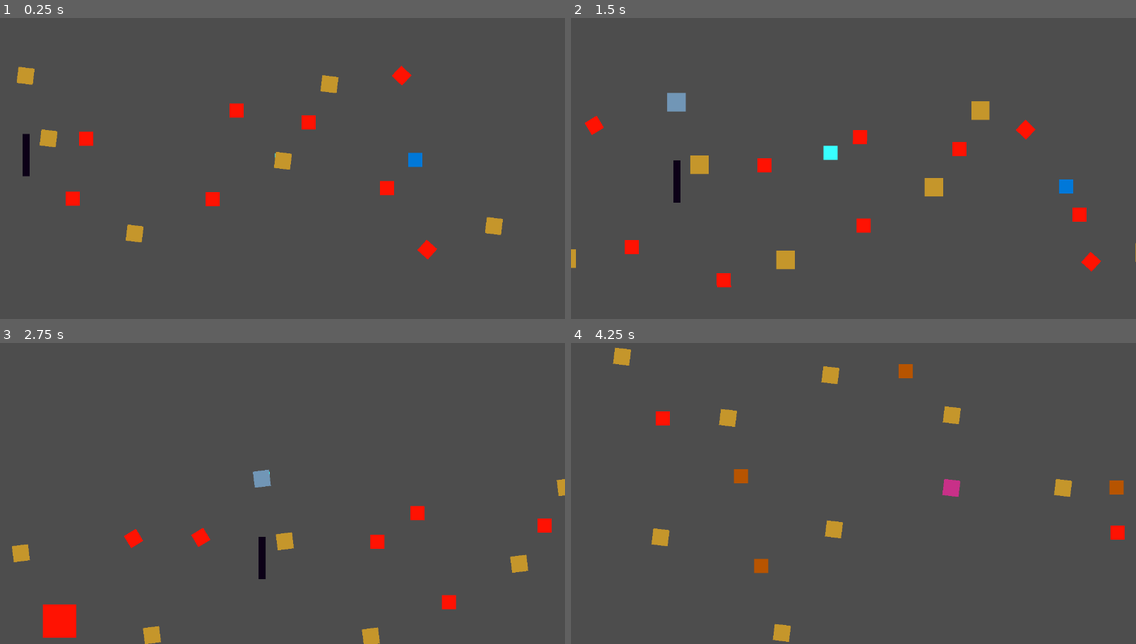
Above: before the commit, frames 1-4 (two rows, left to right).
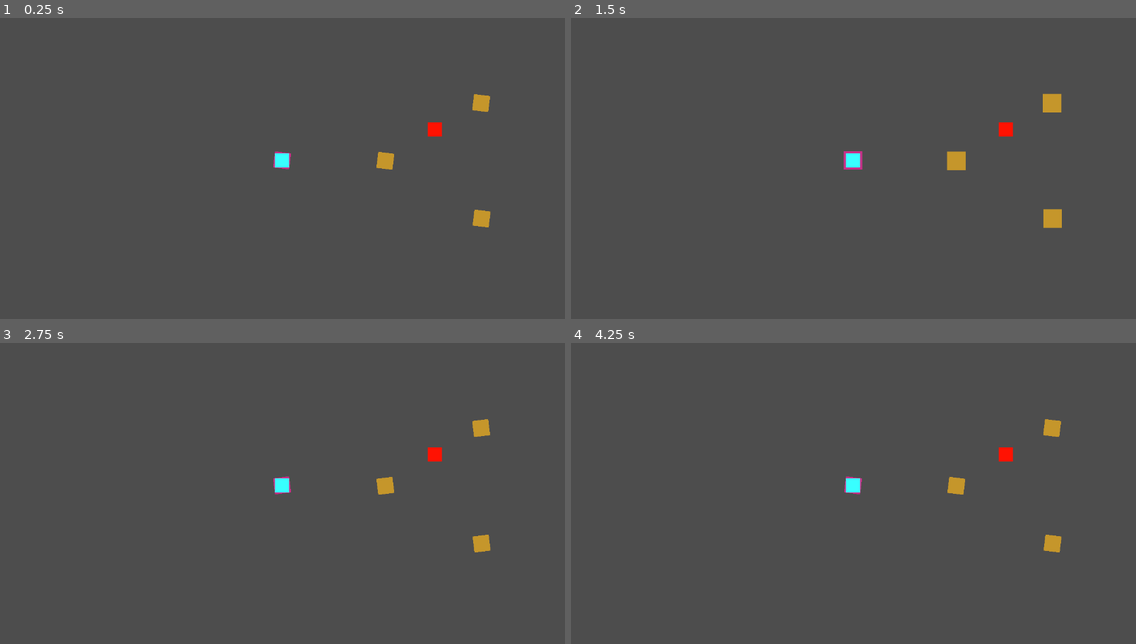
Above: after the commit, the same moments.

Repository: billbobphil/polymars-jam-2024
Game: Godot game, scene res://top.tscn
The game is run twice, just before and just after one commit, with the same random seed, the same clock (stepped at 60 frames per second) and the same inputs.
Inputs (mouse positions are in pixels of both pictures, inside the frame that each line leads up to):
- Up to frame 1 (0.25 s): no input
- Up to frame 2 (1.5 s): move the mouse to (599, 75) at 0.52 s; tap Space (overheat) at 0.6, 1.35 s; click (599, 75) at 0.67 s; move the mouse to (757, 249) at 1.27 s; click (757, 249) at 1.42 s
- Up to frame 3 (2.75 s): move the mouse to (56, 604) at 2.02 s; tap Space (overheat) at 2.1 s; click (56, 604) at 2.17 s
- Up to frame 4 (4.25 s): move the mouse to (593, 553) at 2.77 s; tap Space (overheat) at 2.85, 3.6 s; click (593, 553) at 2.92 s; move the mouse to (926, 532) at 3.52 s; click (926, 532) at 3.67 s

The runs differ from the first frame. In frame 1, 2.8% of the frame differs, in the area x 3-89%, y 15-81%; in frame 2, 3.7%, in the area x 0-100%, y 24-90%; in frame 3, 3.4%; in frame 4, 2.8%.

Commit message:
Level finished, now peripheral requirements

Diff:
--- /dev/null
+++ b/finish/Finish.gd
@@ -0,0 +1,7 @@
+extends Node2D
+
+func _on_area_2d_area_entered(area:Area2D):
+	var parent = area.get_parent();
+	if (parent.is_in_group("player")):
+		print("FINISHED");
+		#TODO: finish stuff
--- /dev/null
+++ b/finish/finish.tscn
@@ -0,0 +1,21 @@
+[gd_scene load_steps=4 format=3 uid="uid://cwrq6w0fwet4p"]
+
+[ext_resource type="Texture2D" uid="uid://dkmyb0xf0t6a2" path="res://tempAssets/32x32-cube.png" id="1_0yk2g"]
+[ext_resource type="Script" path="res://finish/Finish.gd" id="1_1wkio"]
+
+[sub_resource type="CircleShape2D" id="CircleShape2D_6fncm"]
+radius = 34.0147
+
+[node name="Finish" type="Node2D"]
+script = ExtResource("1_1wkio")
+
+[node name="Sprite2D" type="Sprite2D" parent="."]
+self_modulate = Color(0.45098, 0.788235, 0, 1)
+texture = ExtResource("1_0yk2g")
+
+[node name="Area2D" type="Area2D" parent="."]
+
+[node name="CollisionShape2D" type="CollisionShape2D" parent="Area2D"]
+shape = SubResource("CircleShape2D_6fncm")
+
+[connection signal="area_entered" from="Area2D" to="." method="_on_area_2d_area_entered"]
--- a/game.tscn
+++ b/game.tscn
@@ -13,12 +13,9 @@
 [ext_resource type="PackedScene" uid="uid://b5lgehhcknpij" path="res://breakable/breakable.tscn" id="10_6vdpx"]
 [ext_resource type="PackedScene" uid="uid://coggupjits18y" path="res://warp/warp_exit.tscn" id="10_nbpfi"]
 [ext_resource type="PackedScene" uid="uid://da0uhxbiwcqcx" path="res://obstacles/circle_path_follow_obstacle.tscn" id="11_k4fwa"]
+[ext_resource type="PackedScene" uid="uid://cwrq6w0fwet4p" path="res://finish/finish.tscn" id="14_77kpb"]
 
 [node name="Game" type="Node2D"]
-
-[node name="Player" parent="." node_paths=PackedStringArray("startingCheckpoint") instance=ExtResource("4_3aab6")]
-position = Vector2(9425, 999)
-startingCheckpoint = NodePath("../PositionNodes/StartingCheckpoint")
 
 [node name="PositionNodeManager" type="Node2D" parent="."]
 script = ExtResource("1_ict28")
@@ -178,6 +175,60 @@
 [node name="PositionNode42" parent="PositionNodes" instance=ExtResource("3_m8gkp")]
 position = Vector2(12835, -1431)
 
+[node name="PositionNode43" parent="PositionNodes" instance=ExtResource("3_m8gkp")]
+position = Vector2(12941.1, -2028.43)
+
+[node name="PositionNode44" parent="PositionNodes" instance=ExtResource("3_m8gkp")]
+position = Vector2(12399, -2031)
+
+[node name="PositionNode45" parent="PositionNodes" instance=ExtResource("3_m8gkp")]
+position = Vector2(12395, -2333)
+
+[node name="PositionNode46" parent="PositionNodes" instance=ExtResource("3_m8gkp")]
+position = Vector2(12944, -2336)
+
+[node name="PositionNode47" parent="PositionNodes" instance=ExtResource("3_m8gkp")]
+position = Vector2(12389, -2615)
+
+[node name="PositionNodeCheckpoint8" parent="PositionNodes" instance=ExtResource("2_8uvmt")]
+position = Vector2(12939, -2855)
+
+[node name="PositionNode48" parent="PositionNodes" instance=ExtResource("3_m8gkp")]
+position = Vector2(13394, -2860)
+
+[node name="PositionNode49" parent="PositionNodes" instance=ExtResource("3_m8gkp")]
+position = Vector2(12939, -2627)
+
+[node name="PositionNode50" parent="PositionNodes" instance=ExtResource("3_m8gkp")]
+position = Vector2(13745, -3041)
+
+[node name="PositionNode51" parent="PositionNodes" instance=ExtResource("3_m8gkp")]
+position = Vector2(13756, -2686)
+
+[node name="PositionNode52" parent="PositionNodes" instance=ExtResource("3_m8gkp")]
+position = Vector2(14061, -2951)
+
+[node name="PositionNode53" parent="PositionNodes" instance=ExtResource("3_m8gkp")]
+position = Vector2(14062, -2591)
+
+[node name="PositionNode54" parent="PositionNodes" instance=ExtResource("3_m8gkp")]
+position = Vector2(14332, -3043)
+
+[node name="PositionNode55" parent="PositionNodes" instance=ExtResource("3_m8gkp")]
+position = Vector2(14377, -2518)
+
+[node name="PositionNode56" parent="PositionNodes" instance=ExtResource("3_m8gkp")]
+position = Vector2(14966, -2518)
+
+[node name="PositionNode57" parent="PositionNodes" instance=ExtResource("3_m8gkp")]
+position = Vector2(15501, -2513)
+
+[node name="PositionNode58" parent="PositionNodes" instance=ExtResource("3_m8gkp")]
+position = Vector2(15976, -2511)
+
+[node name="PositionNode59" parent="PositionNodes" instance=ExtResource("3_m8gkp")]
+position = Vector2(16418, -2513)
+
 [node name="Overheats" type="Node2D" parent="."]
 
 [node name="OverheatCollectible" parent="Overheats" instance=ExtResource("5_7n7y4")]
@@ -227,6 +278,21 @@
 
 [node name="OverheatCollectible16" parent="Overheats" instance=ExtResource("5_7n7y4")]
 position = Vector2(6050, 535)
+
+[node name="OverheatCollectible17" parent="Overheats" instance=ExtResource("5_7n7y4")]
+position = Vector2(12663, -2493)
+
+[node name="OverheatCollectible18" parent="Overheats" instance=ExtResource("5_7n7y4")]
+position = Vector2(12495, -2193)
+
+[node name="OverheatCollectible19" parent="Overheats" instance=ExtResource("5_7n7y4")]
+position = Vector2(15172, -2516)
+
+[node name="OverheatCollectible20" parent="Overheats" instance=ExtResource("5_7n7y4")]
+position = Vector2(15321, -2517)
+
+[node name="OverheatCollectible21" parent="Overheats" instance=ExtResource("5_7n7y4")]
+position = Vector2(15760, -2513)
 
 [node name="Obstacles" type="Node2D" parent="."]
 
@@ -358,7 +424,7 @@
 position = Vector2(9485, 913)
 
 [node name="CirclePathFollowObstacle3" parent="Obstacles" instance=ExtResource("11_k4fwa")]
-position = Vector2(9646, 937)
+position = Vector2(9542, 855)
 pathSpeed = 75
 
 [node name="PathFollowObstacle19" parent="Obstacles" instance=ExtResource("7_artj7")]
@@ -379,6 +445,100 @@
 rotation = -1.5708
 pathSpeed = 100
 
+[node name="PathFollowObstacle22" parent="Obstacles" instance=ExtResource("7_artj7")]
+position = Vector2(12266, -1852)
+rotation = -1.57457
+pathSpeed = 65
+
+[node name="PathFollowObstacle23" parent="Obstacles" instance=ExtResource("7_artj7")]
+position = Vector2(12536, -1853)
+rotation = -1.57457
+pathSpeed = 100
+
+[node name="PathFollowObstacle24" parent="Obstacles" instance=ExtResource("7_artj7")]
+position = Vector2(12804, -1854)
+rotation = -1.57457
+pathSpeed = 65
+
+[node name="Obstacle7" parent="Obstacles" instance=ExtResource("6_y4vsm")]
+position = Vector2(12397, -2188)
+
+[node name="Obstacle8" parent="Obstacles" instance=ExtResource("6_y4vsm")]
+position = Vector2(12946, -2190)
+
+[node name="Obstacle9" parent="Obstacles" instance=ExtResource("6_y4vsm")]
+position = Vector2(12498, -2272)
+
+[node name="GrowingObstacle6" parent="Obstacles" instance=ExtResource("8_qd326")]
+position = Vector2(12826, -2257)
+
+[node name="CirclePathFollowObstacle4" parent="Obstacles" instance=ExtResource("11_k4fwa")]
+position = Vector2(12454, -2576)
+
+[node name="CirclePathFollowObstacle5" parent="Obstacles" instance=ExtResource("11_k4fwa")]
+position = Vector2(12708, -2491)
+
+[node name="CirclePathFollowObstacle6" parent="Obstacles" instance=ExtResource("11_k4fwa")]
+position = Vector2(12866, -2521)
+rotation = -3.1351
+
+[node name="PathFollowObstacle25" parent="Obstacles" instance=ExtResource("7_artj7")]
+position = Vector2(13747, -3190)
+
+[node name="PathFollowObstacle26" parent="Obstacles" instance=ExtResource("7_artj7")]
+position = Vector2(14331, -3194)
+pathSpeed = 75
+
+[node name="PathFollowObstacle27" parent="Obstacles" instance=ExtResource("7_artj7")]
+position = Vector2(14233, -2592)
+rotation = 1.56409
+pathSpeed = 35
+
+[node name="GrowingObstacle7" parent="Obstacles" instance=ExtResource("8_qd326")]
+position = Vector2(14062, -3005)
+maxScale = 3.0
+minScale = 0.3
+scaleSpeed = 0.3
+
+[node name="CirclePathFollowObstacle7" parent="Obstacles" instance=ExtResource("11_k4fwa")]
+position = Vector2(13670, -2715)
+
+[node name="PathFollowObstacle28" parent="Obstacles" instance=ExtResource("7_artj7")]
+position = Vector2(13879, -2868)
+rotation = -0.818977
+
+[node name="PathFollowObstacle29" parent="Obstacles" instance=ExtResource("7_artj7")]
+position = Vector2(14231, -2879)
+pathSpeed = 75
+
+[node name="GrowingObstacle8" parent="Obstacles" instance=ExtResource("8_qd326")]
+position = Vector2(13612, -2909)
+maxScale = 2.0
+
+[node name="GrowingObstacle9" parent="Obstacles" instance=ExtResource("8_qd326")]
+position = Vector2(13537, -3005)
+maxScale = 2.0
+
+[node name="GrowingObstacle10" parent="Obstacles" instance=ExtResource("8_qd326")]
+position = Vector2(13892, -2713)
+scaleSpeed = 0.3
+
+[node name="PathFollowObstacle30" parent="Obstacles" instance=ExtResource("7_artj7")]
+position = Vector2(14491, -2754)
+rotation = 1.55916
+scale = Vector2(1, 1)
+
+[node name="PathFollowObstacle31" parent="Obstacles" instance=ExtResource("7_artj7")]
+position = Vector2(14489, -2642)
+rotation = 1.55896
+pathSpeed = 75
+
+[node name="Obstacle10" parent="Obstacles" instance=ExtResource("6_y4vsm")]
+position = Vector2(14466, -2931)
+
+[node name="Obstacle11" parent="Obstacles" instance=ExtResource("6_y4vsm")]
+position = Vector2(14723, -2714)
+
 [node name="Warps" type="Node2D" parent="."]
 
 [node name="WrapEntrance-1" parent="Warps" node_paths=PackedStringArray("warpExit") instance=ExtResource("9_dcp54")]
@@ -405,3 +565,10 @@
 
 [node name="WarpExit-4" parent="Warps" instance=ExtResource("10_nbpfi")]
 position = Vector2(12469, -1430)
+
+[node name="Finish" parent="." instance=ExtResource("14_77kpb")]
+position = Vector2(16201, -2513)
+
+[node name="Player" parent="." node_paths=PackedStringArray("startingCheckpoint") instance=ExtResource("4_3aab6")]
+position = Vector2(39, 162)
+startingCheckpoint = NodePath("../PositionNodes/StartingCheckpoint")
--- /dev/null
+++ b/menu/Menu.gd
@@ -0,0 +1,5 @@
+extends Node2D
+
+
+func _on_play_button_pressed():
+	pass # Replace with function body.
--- /dev/null
+++ b/menu/menu.tscn
@@ -0,0 +1,17 @@
+[gd_scene load_steps=2 format=3 uid="uid://d1ryxewd4vsyq"]
+
+[ext_resource type="Script" path="res://menu/Menu.gd" id="1_u5400"]
+
+[node name="Menu" type="Node2D"]
+script = ExtResource("1_u5400")
+
+[node name="CanvasLayer" type="CanvasLayer" parent="."]
+
+[node name="PlayButton" type="Button" parent="CanvasLayer"]
+offset_left = 615.0
+offset_top = 286.0
+offset_right = 662.0
+offset_bottom = 317.0
+text = "PLAY"
+
+[connection signal="pressed" from="CanvasLayer/PlayButton" to="." method="_on_play_button_pressed"]
--- a/project.godot
+++ b/project.godot
@@ -12,7 +12,7 @@
 
 config/name="polymars-jam-2024"
 run/main_scene="res://top.tscn"
-config/features=PackedStringArray("4.1", "GL Compatibility")
+config/features=PackedStringArray("4.2", "GL Compatibility")
 config/icon="res://icon.svg"
 
 [display]
Not shown: 1 places in game.tscn that only renumber resources
Not shown: 1 places in positionNode/position_node.tscn that only renumber resources
